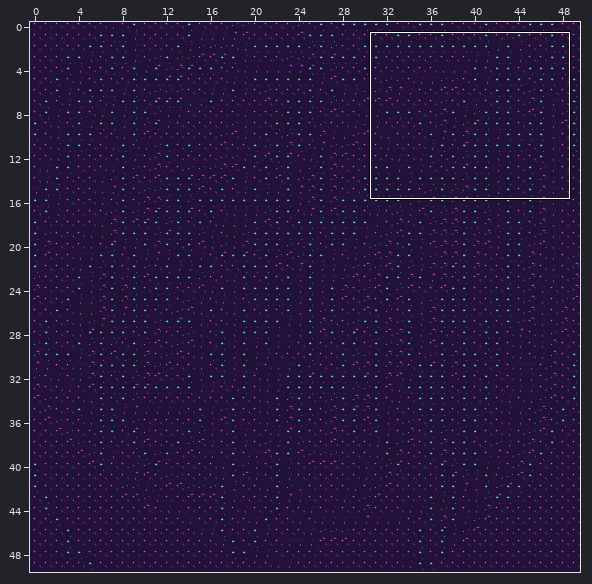
Tiled map, stored at assets/map/open_world_map.tmx. The picture above shows the old version from afar; the outline marks the close-up.
Close-up. Before the edit:
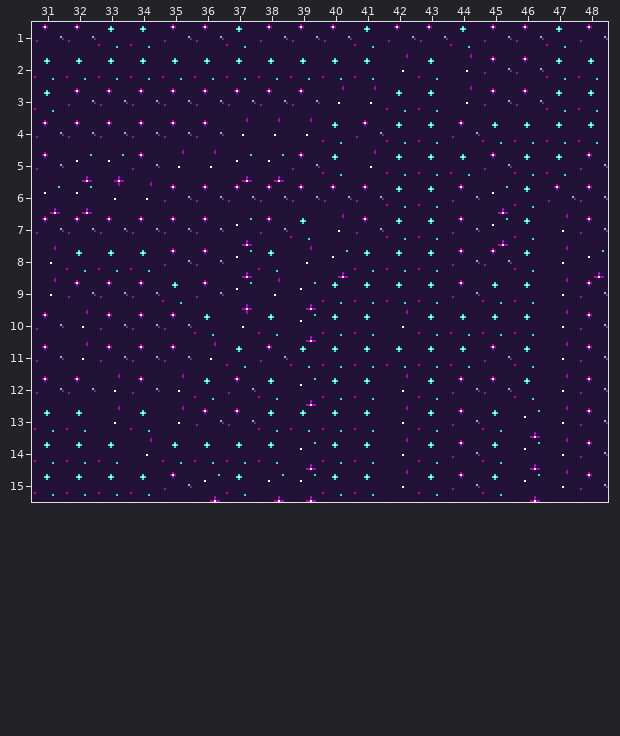
Cells are 32x32 px. Shown: x 31..48, y 1..15. The commit also changed other parts of the map, which this record leaves out.
The same view after the edit:
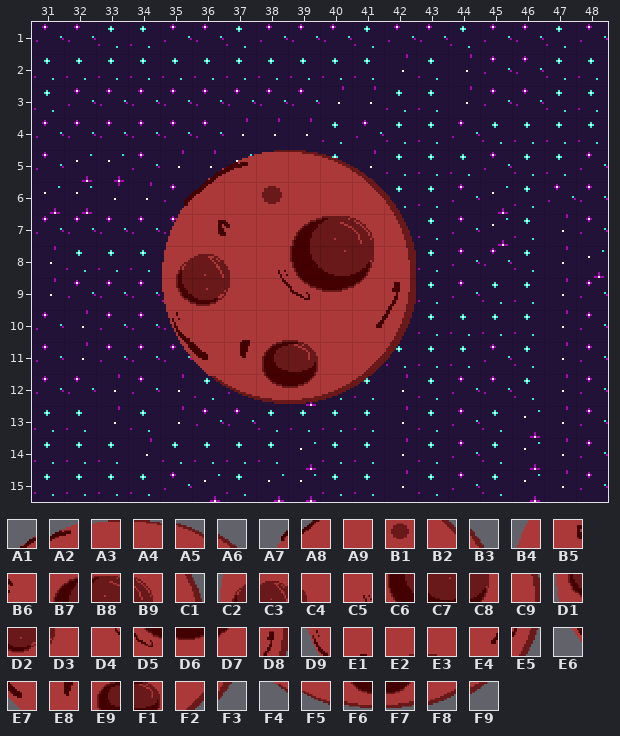
Key: from "map_sky_planets": A1 119, A2 120, A3 121, A4 122, A5 123, A6 124, A7 136, A8 137, A9 138, B1 139, B2 142, B3 143, B4 154, B5 155, B6 156, B7 158, B8 159, B9 160, C1 161, C2 172, C3 173, C4 174, C5 175, C6 176, C7 177, C8 178, C9 179, D1 190, D2 191, D3 192, D4 193, D5 194, D6 195, D7 196, D8 197, D9 208, E1 210, E2 211, E3 212, E4 214, E5 215, E6 226, E7 227, E8 228, E9 229, F1 230, F2 232, F3 233, F4 245, F5 246, F6 247, F7 248, F8 249, F9 250.
__ is an empty cell.
Tiles of an added or newly shown layer are drawn over the layers below it.
Message: added a planet to the tile map
From old to new:
Layer "planets" (added):
y 5: x 36..41 __ __ __ __ __ __ -> A1 A2 A3 A4 A5 A6
y 6: x 35..42 __ __ __ __ __ __ __ __ -> A7 A8 A9 B1 A9 A9 B2 B3
y 7: x 35..42 __ __ __ __ __ __ __ __ -> B4 B5 B6 A9 B7 B8 B9 C1
y 8: x 35..42 __ __ __ __ __ __ __ __ -> C2 C3 C4 C5 C6 C7 C8 C9
y 9: x 35..42 __ __ __ __ __ __ __ __ -> D1 D2 D3 D4 D5 D6 D7 D8
y 10: x 35..42 __ __ __ __ __ __ __ __ -> D9 A9 E1 E2 E3 A9 E4 E5
y 11: x 35..42 __ __ __ __ __ __ __ __ -> E6 E7 E8 E9 F1 A9 F2 F3
y 12: x 36..41 __ __ __ __ __ __ -> F4 F5 F6 F7 F8 F9
